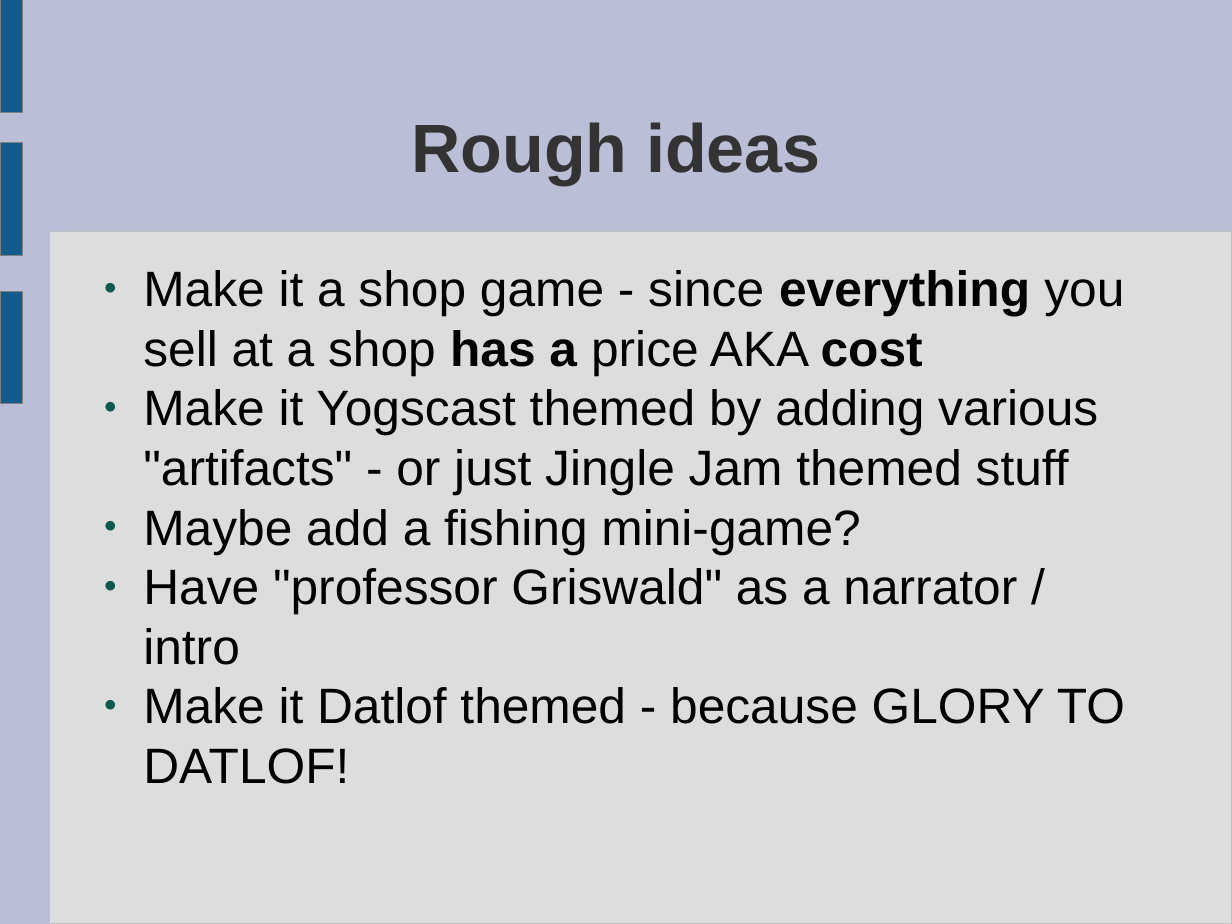
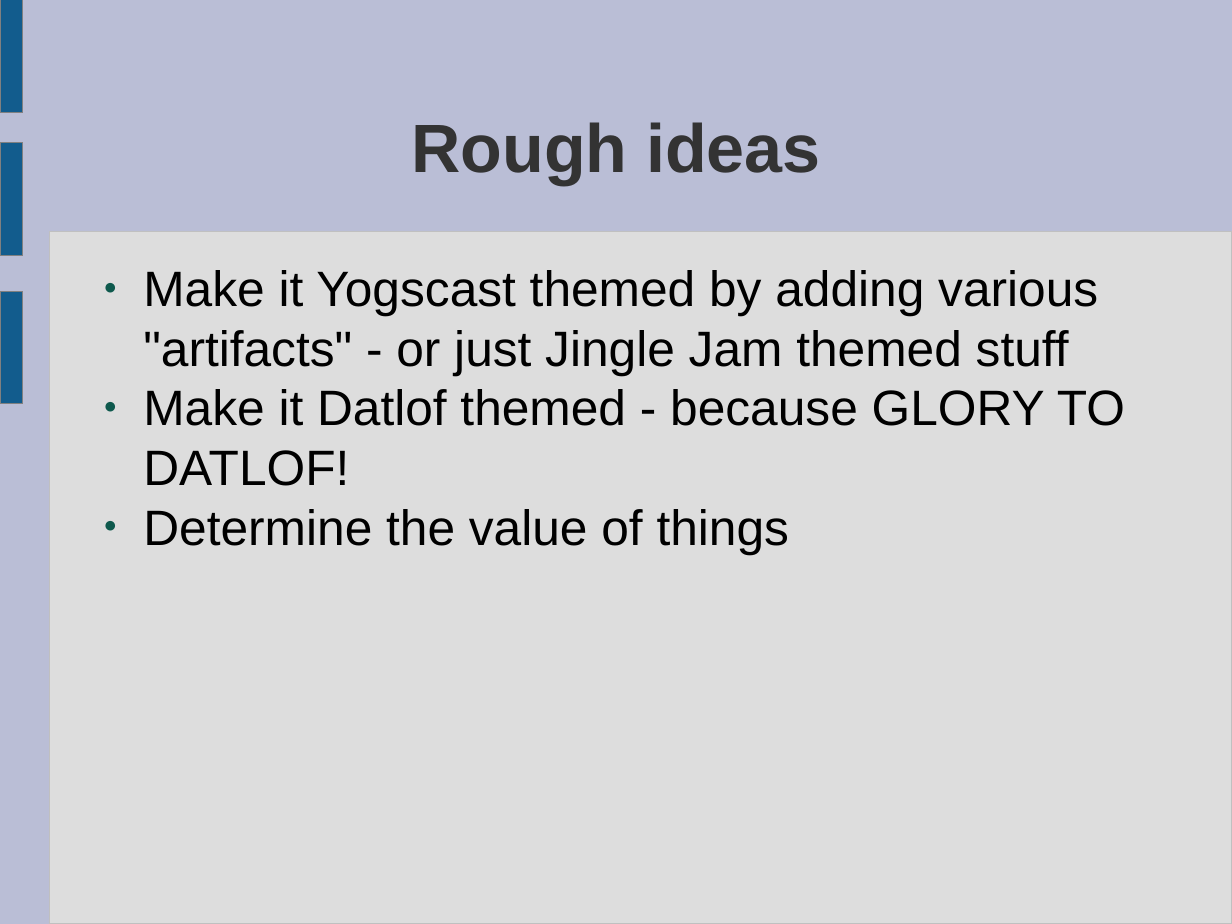
Before and after one commit to ktosox/JingleGameJam2024, a slide deck: slide 2 of GDD.odp. Drawn at 1232x924 pixels with LibreOffice and Linux fonts; fonts in the diff are those of the drawing. Boxes give left, top, right and bottom in pixels: in the first picture for what was removed or moved away, otherwise in the second. Text is boxed around its words. In the diff, an @@ line names an element or a change of style, - is before the commit and + after.

```diff
--- a/GDD.odp
+++ b/GDD.odp
@@ text at (143,270,1124,375): paragraph removed @@
-● Make it a shop game - since everything you sell at a shop has a price AKA cost
@@ text at (143,509,1017,665): paragraphs removed @@
-● Maybe add a fishing mini-game?
-● Have "professor Griswald" as a narrator / intro
@@ text at (143,509,789,554): paragraph added @@
+● Determine the value of things
```
Also in this commit, not shown: 3 other slides changed, 2 slides added, 1 slide removed.
